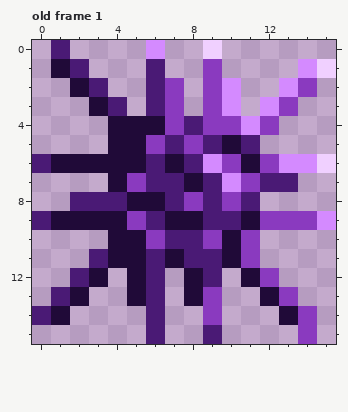
File history of a pixel-art file, Animations/Obstacles/Urchin/urchin.aseprite. Above: the version before the commit.
16x16 pixels, 1 frame. Shown: old frame 1. The commit also changed other frames, which this record leaves out.
Now the later version:
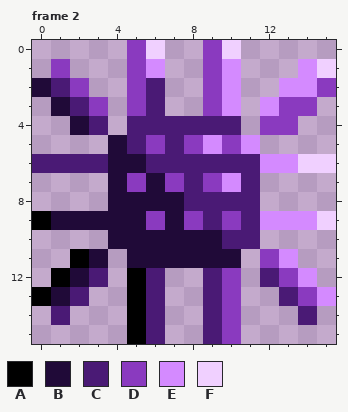
Palette (. is transparent): A #000000  B #200a38  C #4a1a75  D #8a3abf  E #d48aff  F #f0d0ff
A new or re-ordered frame is compared with the old frame closest to it.
Commit: adds new cleaner urchin animation
Difference:
frames 1 -> 4
layer "Rotated-2" added
layer "Layer 1" removed
--- frame 2 is new; against old frame 1
@@ x 0..15 @@
- 0 .C....E..F......
- 1 .BC...C..D....EF
- 2 ..BC..CD.DE..ED.
- 3 ...BC.CD.DE.ED..
- 4 ....BBBDCDDED...
- 5 ....BBDCDCBC....
- 6 CBBBBBCBCEDBDEEF
- 7 ....BDCCBCEDCC..
- 8 ..CCCBBCDCDC....
- 9 CBBBBDCBBCCBDDDE
-10 ....BBDCCDBD....
-11 ...CBBCBCCBD....
-12 ..CB.BC.BC.BD...
-13 .CB..BC.BD..BD..
-14 CB....C..D...BD.
-15 ......C..C....D.
+ 0 .....DF..DF.....
+ 1 .D...DE..DE...EF
+ 2 BCD..DC..DE..EED
+ 3 .BCD.DC..DE.EDD.
+ 4 ..BC.CCCCCC.DD..
+ 5 ....BCDCDEDE....
+ 6 CCCCBBCCCCCCEEFF
+ 7 ....BDBDCDEC....
+ 8 ....BBBBCCCC....
+ 9 ABBBBBDBDCDCEEEF
+10 ....BBBBBBCC....
+11 ..AB.BBBBBB.DE..
+12 .ABC.AC..CD.CDE.
+13 ABC..AC..CD..CDE
+14 .C...AC..CD...C.
+15 .....AC..CD.....
Boxes around the changes in both pictures, in picture pixels (x1, y1, x2, y2):
changed: (32, 40, 336, 344)
